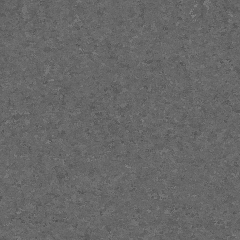
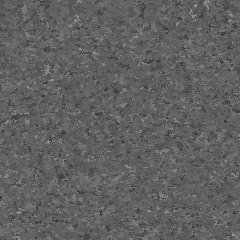
Revision of a layered 240x240 image; what changed, layer by layer:
"Pasted Layer copy": opacity 18% → 48% over [0, 0, 240, 240]
